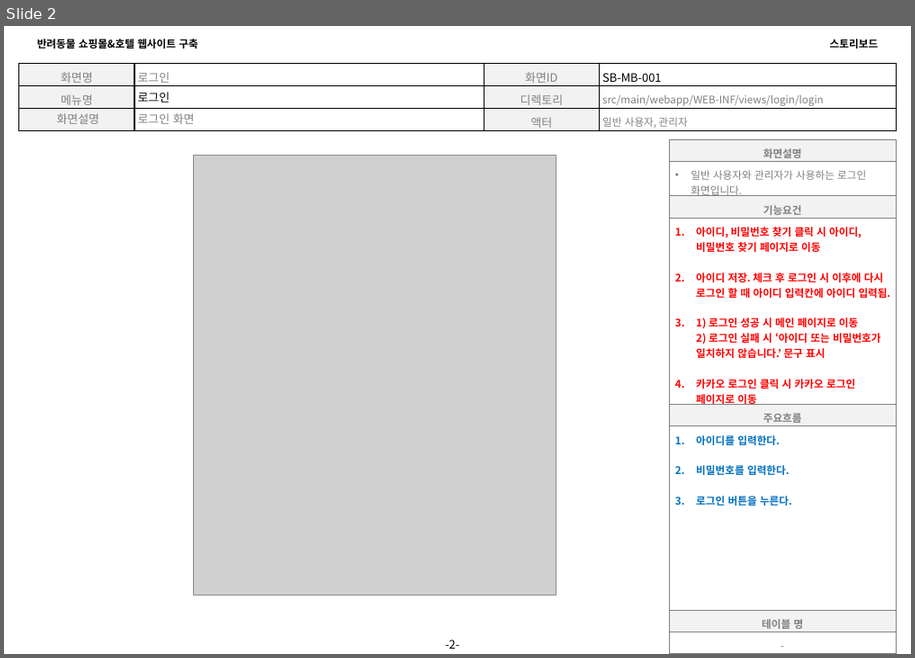
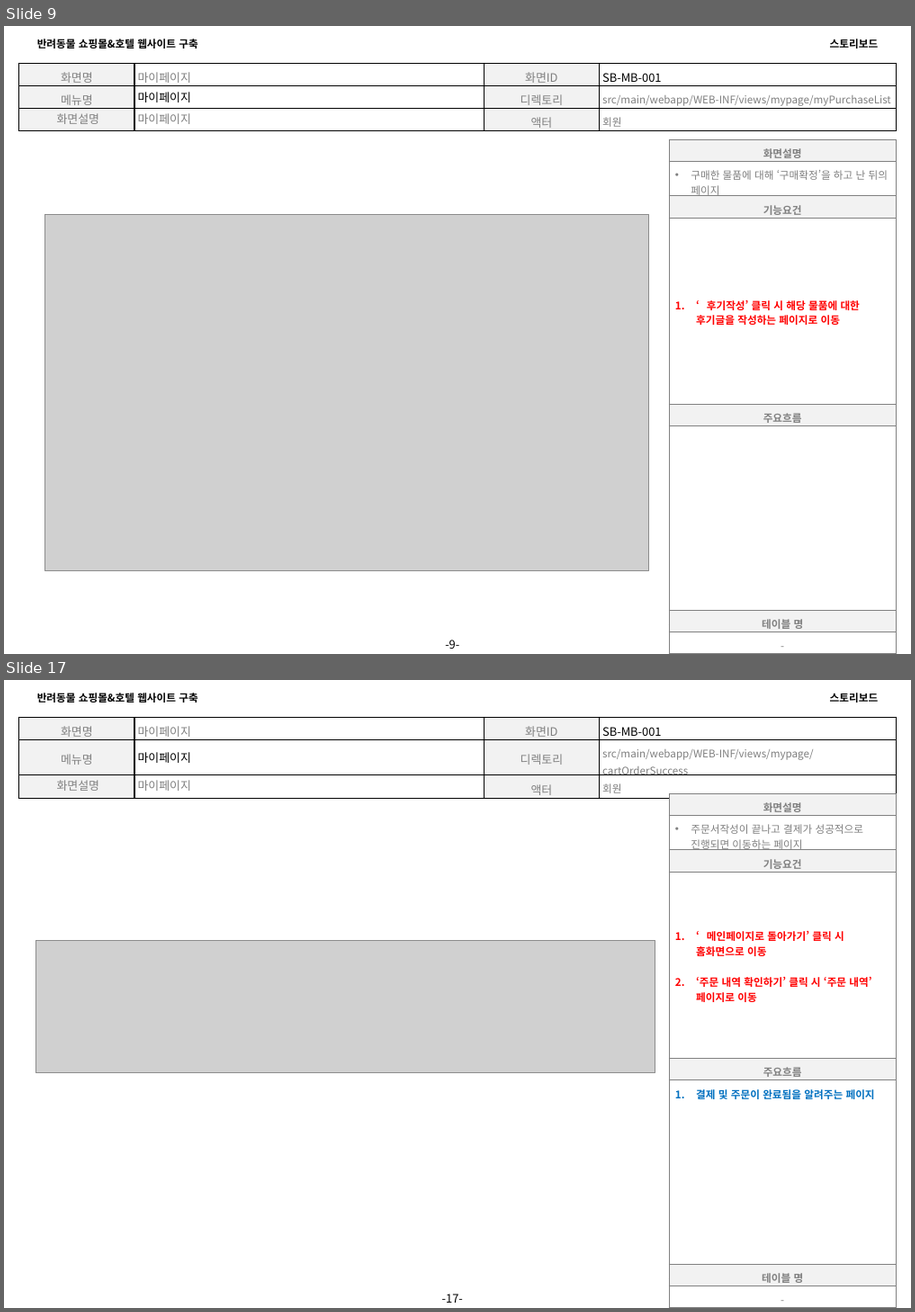
Before and after one commit to 94jinwoo/Companion, a slide deck: Companion.스토리보드.VER.0.1(마이페이지).pptx. Shown one above the other, each under a label of ours: slide 2 before the commit, slides 9 and 17 after it; the slides between them are not shown. The pictures are 915x658 and 915x1312 pixels, drawn with LibreOffice and Linux fonts; fonts in the diff are those of the drawing; grey boxes stand for pictures. Boxes give left, top, right and bottom in pixels: in the first picture for what was removed or moved away, otherwise in the second. Text is boxed around its words. In the diff, an @@ line names an element or a change of style, - is before the commit and + after.

Commit message:
스토리보드 마이페이지

```diff
--- a/Companion.스토리보드.VER.0.1(마이페이지).pptx
+++ b/Companion.스토리보드.VER.0.1(마이페이지).pptx
@@ slide 17 added at [4,680,911,1308], background #FFFFFF; not listed: 3 template elements that a slide beside it also shows @@
@@ table added at [19,717,896,799], 3 rows, 4 columns @@
+화면명 | 마이페이지 | 화면ID | SB-MB-001
+메뉴명 | 마이페이지 | 디렉토리 | src/main/webapp/WEB-INF/views/mypage/cartOrderSuccess
+화면설명 | 마이페이지 | 액터 | 회원
@@ table added at [669,794,896,1279], 6 rows, 1 columns @@
+화면설명
+주문서작성이 끝나고 결제가 성공적으로 진행되면 이동하는 페이지
+기능요건
+‘메인페이지로 돌아가기’ 클릭 시 홈화면으로 이동 / ‘주문 내역 확인하기’ 클릭 시 ‘주문 내역’ 페이지로 이동
+주요흐름
+결제 및 주문이 완료됨을 알려주는 페이지
@@ picture added at [36,940,656,1073] @@
@@ table added at [669,1265,896,1308], 2 rows, 1 columns @@
+테이블 명
+-
@@ what was slide 2 is now slide 9 @@
@@ slide 9 changed as well @@
@@ table at [19,63,896,135] @@
-row 1, column 2: 로그인
+row 1, column 2: 마이페이지
-row 2, column 2: 로그인
+row 2, column 2: 마이페이지
-row 2, column 4: src/main/webapp/WEB-INF/views/login/login
+row 2, column 4: src/main/webapp/WEB-INF/views/mypage/myPurchaseList
-row 3, column 2: 로그인 화면
+row 3, column 2: 마이페이지
-row 3, column 4: 일반 사용자, 관리자
+row 3, column 4: 회원
@@ table at [669,140,896,625] @@
-row 2, column 1: 일반 사용자와 관리자가 사용하는 로그인 화면입니다.
+row 2, column 1: 구매한 물품에 대해 ‘구매확정’을 하고 난 뒤의 페이지
-row 4, column 1: 아이디, 비밀번호 찾기 클릭 시 아이디, 비밀번호 찾기 페이지로 이동 / 아이디 저장. 체크 후 로그인 시 이후에 다시 로그인 할 때 아이디 입력칸에 아이디 입력됨. / 1) 로그인 성공 시 메인 페이지로 이동 2) 로그인 실패 시 ‘아이디 또는 비밀번호가 일치하지 않습니다.’ 문구 표시 / 카카오 로그인 클릭 시 카카오 로그인 페이지로 이동
+row 4, column 1: ‘후기작성’ 클릭 시 해당 물품에 대한 후기글을 작성하는 페이지로 이동
-row 6, column 1: 아이디를 입력한다. / 비밀번호를 입력한다. / 로그인 버튼을 누른다.
+row 6, column 1: 
@@ picture: place and size @@
-picture at [194,156,557,596]
+picture at [45,214,649,570]
@@ page number at [445,640,459,649]: text changed @@
--2-
+-9-
```
Also in this commit, not shown: 2 other slides changed, 13 other slides added, 6 slides removed.
